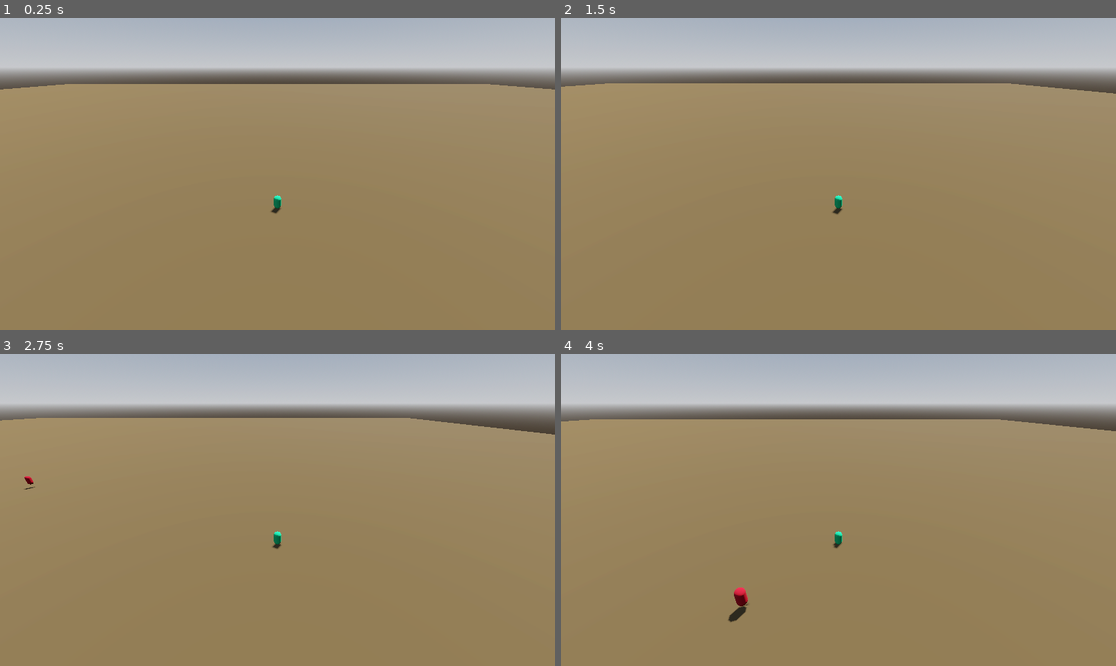
Above: before the commit, frames 1-4 (two rows, left to right).
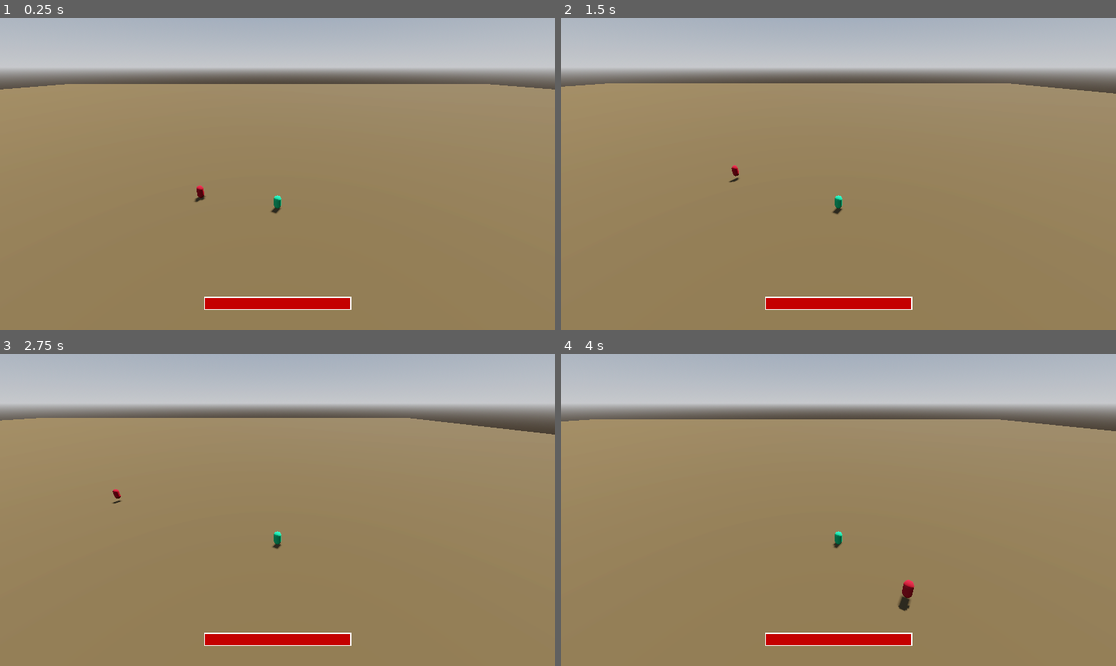
Above: after the commit, the same moments.

Repository: lscrocha1/swarmsurvivors
Game: Godot game, scene res://scenes/world.tscn
Two runs of this game, one before a commit and one after it. Both use one fixed random seed, a clock stepped at 60 frames per second and the inputs below.
Inputs:
- Up to frame 1 (0.25 s): no input
- Up to frame 2 (1.5 s): hold Right (right) 0.53-1.28 s; tap Space (jump) at 0.6, 0.77, 1.07, 1.35 s; hold Down (down) from 1.28 s (still down)
- Up to frame 3 (2.75 s): tap Space (jump) at 1.52, 1.82, 2.1 s; release Down (down) at 2.03 s; hold Right (right) from 2.03 s (still down)
- Up to frame 4 (4 s): release Right (right) at 2.78 s; hold W (up) 2.78-3.53 s; tap Space (jump) at 2.85, 3.02, 3.32, 3.6, 3.77 s; hold A (left) from 3.53 s (still down)

The runs differ from the first frame. In frame 1, 1.2% of the frame differs, in the area x 35-64%, y 53-94%; in frame 2, 1.2%; in frame 3, 1.2%; in frame 4, 1.5%, in the area x 30-64%, y 72-94%.

Commit message:
changes enemy to follow player using velocity, adds healthbar, game over screen and start adding a sword

Diff:
--- a/scenes/enemy.tscn
+++ b/scenes/enemy.tscn
@@ -11,6 +11,8 @@
 [sub_resource type="CapsuleShape3D" id="CapsuleShape3D_g45mf"]
 
 [node name="Enemy" type="CharacterBody3D"]
+collision_layer = 3
+collision_mask = 2
 script = ExtResource("1_t23se")
 
 [node name="MeshInstance3D" type="MeshInstance3D" parent="."]
--- /dev/null
+++ b/scenes/game_manager.tscn
@@ -0,0 +1,6 @@
+[gd_scene load_steps=2 format=3 uid="uid://plfaslbskf7s"]
+
+[ext_resource type="Script" path="res://scripts/game_manager.gd" id="1_6va56"]
+
+[node name="GameManager" type="Node"]
+script = ExtResource("1_6va56")
--- /dev/null
+++ b/scenes/game_over_screen.tscn
@@ -0,0 +1,59 @@
+[gd_scene load_steps=2 format=3 uid="uid://bajxl10t3lfhq"]
+
+[ext_resource type="Script" path="res://scripts/game_over_screen.gd" id="1_ekxrm"]
+
+[node name="GameOverScreen" type="Control"]
+layout_mode = 3
+anchors_preset = 15
+anchor_right = 1.0
+anchor_bottom = 1.0
+grow_horizontal = 2
+grow_vertical = 2
+script = ExtResource("1_ekxrm")
+
+[node name="Panel" type="Panel" parent="."]
+layout_mode = 1
+anchors_preset = 8
+anchor_left = 0.5
+anchor_top = 0.5
+anchor_right = 0.5
+anchor_bottom = 0.5
+offset_left = -578.0
+offset_top = -326.5
+offset_right = 578.0
+offset_bottom = 326.5
+grow_horizontal = 2
+grow_vertical = 2
+
+[node name="Label" type="Label" parent="."]
+layout_mode = 1
+anchors_preset = 8
+anchor_left = 0.5
+anchor_top = 0.5
+anchor_right = 0.5
+anchor_bottom = 0.5
+offset_left = -120.0
+offset_top = -61.0
+offset_right = 120.0
+offset_bottom = -3.0
+grow_horizontal = 2
+grow_vertical = 2
+theme_override_font_sizes/font_size = 42
+text = "Game Over!"
+
+[node name="Button" type="Button" parent="."]
+layout_mode = 1
+anchors_preset = 8
+anchor_left = 0.5
+anchor_top = 0.5
+anchor_right = 0.5
+anchor_bottom = 0.5
+offset_left = -46.0
+offset_top = 53.5
+offset_right = 46.0
+offset_bottom = 84.5
+grow_horizontal = 2
+grow_vertical = 2
+text = "Start again"
+
+[connection signal="pressed" from="Button" to="." method="_on_button_pressed"]
--- /dev/null
+++ b/scenes/health_bar.tscn
@@ -0,0 +1,44 @@
+[gd_scene load_steps=4 format=3 uid="uid://blndajreshpbx"]
+
+[ext_resource type="Script" path="res://scripts/health_bar.gd" id="1_sqaps"]
+
+[sub_resource type="StyleBoxFlat" id="StyleBoxFlat_jqgsb"]
+border_width_left = 2
+border_width_top = 2
+border_width_right = 2
+border_width_bottom = 2
+border_color = Color(1, 1, 1, 1)
+
+[sub_resource type="StyleBoxFlat" id="StyleBoxFlat_p1g5n"]
+bg_color = Color(0.768627, 0, 0, 1)
+border_width_left = 2
+border_width_top = 2
+border_width_right = 2
+border_width_bottom = 2
+border_color = Color(1, 1, 1, 1)
+
+[node name="HealthBar" type="Control"]
+layout_mode = 3
+anchors_preset = 15
+anchor_right = 1.0
+anchor_bottom = 1.0
+grow_horizontal = 2
+grow_vertical = 2
+script = ExtResource("1_sqaps")
+
+[node name="ProgressBar" type="ProgressBar" parent="."]
+layout_mode = 1
+anchors_preset = 7
+anchor_left = 0.5
+anchor_top = 1.0
+anchor_right = 0.5
+anchor_bottom = 1.0
+offset_left = -152.5
+offset_top = -69.0
+offset_right = 152.5
+offset_bottom = -42.0
+grow_horizontal = 2
+grow_vertical = 0
+theme_override_styles/background = SubResource("StyleBoxFlat_jqgsb")
+theme_override_styles/fill = SubResource("StyleBoxFlat_p1g5n")
+show_percentage = false
--- a/scenes/player.tscn
+++ b/scenes/player.tscn
@@ -1,6 +1,7 @@
-[gd_scene load_steps=5 format=3 uid="uid://kjx4sem04asc"]
+[gd_scene load_steps=6 format=3 uid="uid://kjx4sem04asc"]
 
 [ext_resource type="Script" path="res://scripts/player.gd" id="1_xsrd4"]
+[ext_resource type="PackedScene" uid="uid://blndajreshpbx" path="res://scenes/health_bar.tscn" id="2_d583a"]
 
 [sub_resource type="StandardMaterial3D" id="StandardMaterial3D_1uxva"]
 albedo_color = Color(0, 0.619645, 0.393423, 1)
@@ -11,6 +12,8 @@
 [sub_resource type="CapsuleShape3D" id="CapsuleShape3D_4puqp"]
 
 [node name="Player" type="CharacterBody3D"]
+collision_layer = 524290
+collision_mask = 3
 script = ExtResource("1_xsrd4")
 
 [node name="MeshInstance3D" type="MeshInstance3D" parent="."]
@@ -18,3 +21,5 @@
 
 [node name="CollisionShape3D" type="CollisionShape3D" parent="."]
 shape = SubResource("CapsuleShape3D_4puqp")
+
+[node name="HealthBar" parent="." instance=ExtResource("2_d583a")]
--- /dev/null
+++ b/scenes/sword.tscn
@@ -0,0 +1,9 @@
+[gd_scene load_steps=2 format=3 uid="uid://b2o6gbni7c170"]
+
+[sub_resource type="CapsuleMesh" id="CapsuleMesh_5080q"]
+
+[node name="Sword" type="RigidBody3D"]
+
+[node name="MeshInstance3D" type="MeshInstance3D" parent="."]
+transform = Transform3D(0.27258, 0, 0, 0, 1, 0, 0, 0, 0.273286, 0, 0, 0)
+mesh = SubResource("CapsuleMesh_5080q")
--- a/scenes/world.tscn
+++ b/scenes/world.tscn
@@ -1,7 +1,9 @@
-[gd_scene load_steps=9 format=3 uid="uid://cmlqwyjbqu5u"]
+[gd_scene load_steps=11 format=3 uid="uid://cmlqwyjbqu5u"]
 
 [ext_resource type="PackedScene" uid="uid://kjx4sem04asc" path="res://scenes/player.tscn" id="1_ea166"]
 [ext_resource type="PackedScene" uid="uid://djs6n1tduqryb" path="res://scenes/enemy.tscn" id="2_cc7oi"]
+[ext_resource type="PackedScene" uid="uid://plfaslbskf7s" path="res://scenes/game_manager.tscn" id="3_l8hbo"]
+[ext_resource type="PackedScene" uid="uid://bajxl10t3lfhq" path="res://scenes/game_over_screen.tscn" id="4_1d1yq"]
 
 [sub_resource type="ProceduralSkyMaterial" id="ProceduralSkyMaterial_op72b"]
 sky_horizon_color = Color(0.64625, 0.65575, 0.67075, 1)
@@ -51,4 +53,10 @@
 transform = Transform3D(1, 0, 0, 0, 0.885337, 0.46495, 0, -0.46495, 0.885337, 0, 16.681, 23.3173)
 
 [node name="Enemy" parent="." instance=ExtResource("2_cc7oi")]
-transform = Transform3D(1, 0, 0, 0, 1, 0, 0, 0, 1, -50.9587, 2.50539, 0)
+transform = Transform3D(1, 0, 0, 0, 1, 0, 0, 0, 1, -17.772, 1, -6.251)
+
+[node name="GameManager" parent="." instance=ExtResource("3_l8hbo")]
+
+[node name="GameOverScreen" parent="." instance=ExtResource("4_1d1yq")]
+unique_name_in_owner = true
+visible = false
--- a/scripts/enemy.gd
+++ b/scripts/enemy.gd
@@ -1,9 +1,15 @@
 extends CharacterBody3D
+
+class_name Enemy
 
 @onready var player: Player = %Player
 
 const ENEMY_SPEED = 25.0
+const DAMAGE = 5;
 
 func _process(delta: float) -> void:
-	position = position.move_toward(player.position, delta * ENEMY_SPEED)
-	pass
+	var velocity = global_position.direction_to(player.global_position)
+	var collided = move_and_collide(velocity * ENEMY_SPEED * delta)
+
+	if collided:
+		player.apply_damage(DAMAGE)
--- /dev/null
+++ b/scripts/game_manager.gd
@@ -0,0 +1,16 @@
+extends Node
+
+class_name GameManager
+
+@onready var player: Player = %Player
+@onready var game_over_screen: Control = %GameOverScreen
+
+func _ready() -> void:
+	player.died.connect(_game_over)
+	game_over_screen.start_again_clicked.connect(_handle_start_again)
+
+func _game_over() -> void:
+	game_over_screen.visible = true
+
+func _handle_start_again() -> void:
+	get_tree().reload_current_scene()
--- /dev/null
+++ b/scripts/game_over_screen.gd
@@ -0,0 +1,6 @@
+extends Control
+
+signal start_again_clicked()
+
+func _on_button_pressed() -> void:
+	emit_signal("start_again_clicked")
--- /dev/null
+++ b/scripts/health_bar.gd
@@ -0,0 +1,17 @@
+extends Control
+
+class_name HealthBar
+
+@onready var progress_bar: ProgressBar = $ProgressBar
+
+const MAX_VALUE = 100
+const MIN_VALUE = 0
+
+func set_value(value: int) -> void:
+	if value > MAX_VALUE:
+		value = MAX_VALUE
+
+	if value < MIN_VALUE:
+		value = MIN_VALUE
+
+	progress_bar.value = value
--- a/scripts/player.gd
+++ b/scripts/player.gd
@@ -2,20 +2,28 @@
 
 class_name Player
 
+@onready var health_bar: Control = $HealthBar
+
 const SPEED = 50.0
 const JUMP_VELOCITY = 4.5
+var health = 100
+
+signal died()
+
+func _ready():
+	health_bar.set_value(health)
 
 func _physics_process(delta: float) -> void:
-	# Add the gravity.
+	if health > 0:
+		_move_player(delta)
+
+func _move_player(delta: float) -> void:
 	if not is_on_floor():
 		velocity += get_gravity() * delta
 
-	# Handle jump.
 	if Input.is_action_just_pressed("jump") and is_on_floor():
 		velocity.y = JUMP_VELOCITY
 
-	# Get the input direction and handle the movement/deceleration.
-	# As good practice, you should replace UI actions with custom gameplay actions.
 	var input_dir := Input.get_vector("left", "right", "up", "down")
 	var direction := (transform.basis * Vector3(input_dir.x, 0, input_dir.y)).normalized()
 	if direction:
@@ -26,3 +34,11 @@
 		velocity.z = move_toward(velocity.z, 0, SPEED)
 
 	move_and_slide()
+
+func apply_damage(damage: int) -> void:
+	health -= damage
+
+	health_bar.set_value(health)
+
+	if health <= 0:
+		emit_signal("died")
